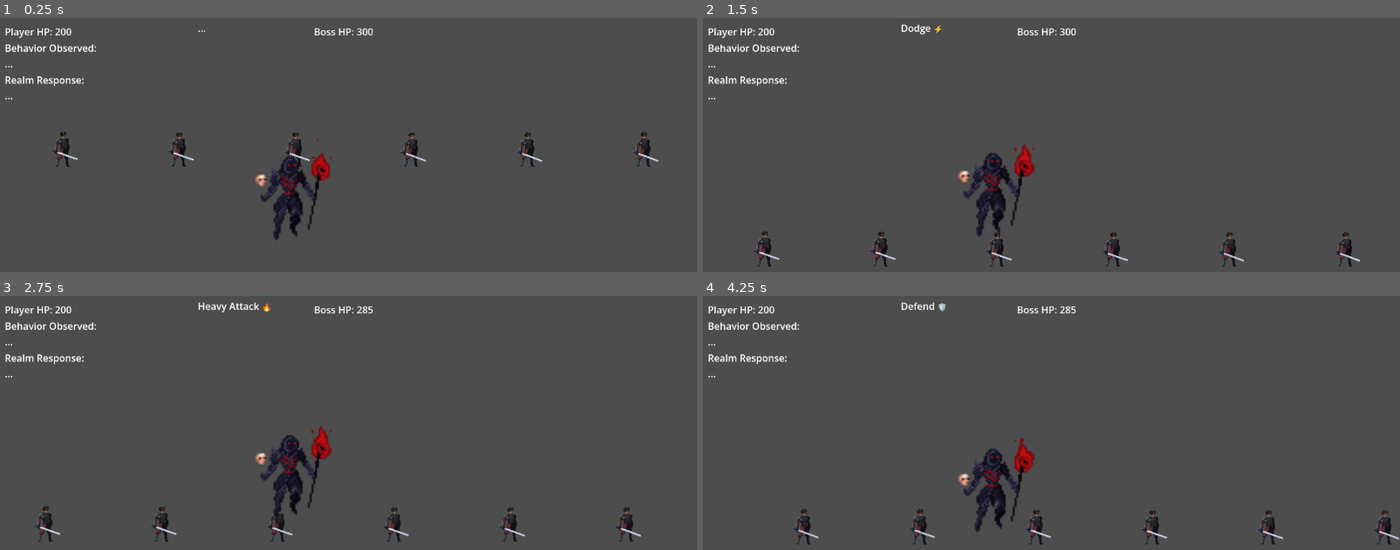
Above: before the commit, frames 1-4 (two rows, left to right).
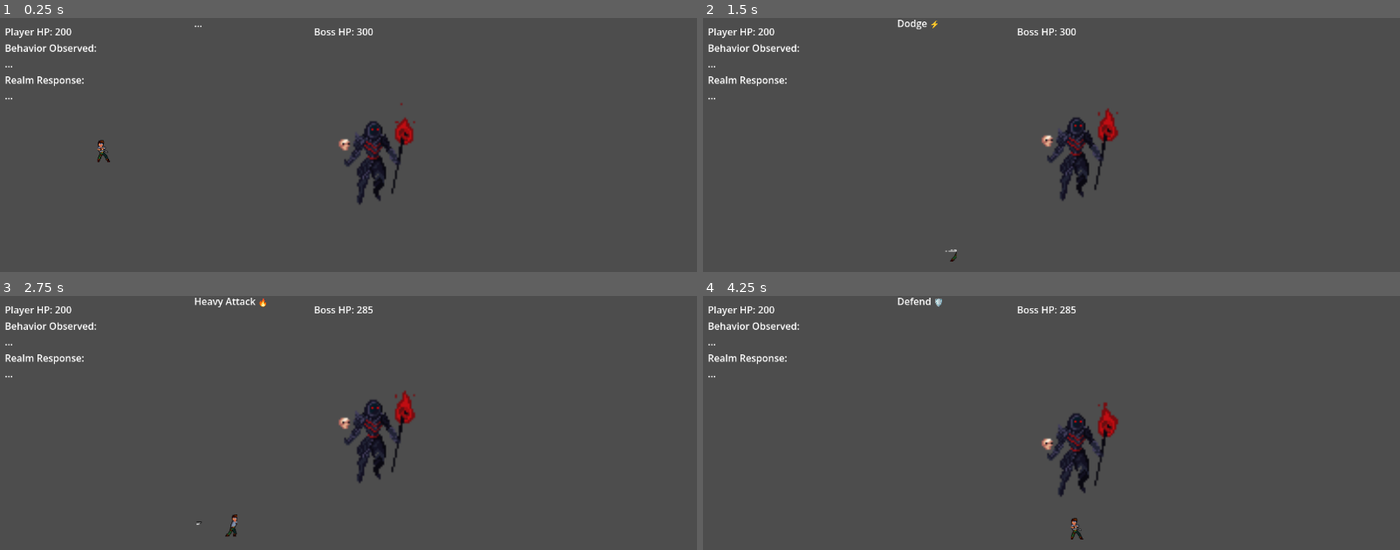
Above: after the commit, the same moments.

Repository: OyeArnav-18/antara-game1
Game: Godot game, scene res://main.tscn
Same seed, same stepped clock (60 frames per second), same inputs: the game is played once before the commit and once after it.
Inputs:
- Up to frame 1 (0.25 s): no input
- Up to frame 2 (1.5 s): tap Enter (ui_accept) at 0.5 s; hold D (move_right) from 0.53 s (still down); tap K (defend) at 0.6 s; tap W (jump) at 0.77 s; tap L (dodge) at 1.35 s
- Up to frame 3 (2.75 s): tap W (jump) at 1.52 s; release D (move_right) at 2.03 s; hold A (move_left) from 2.03 s (still down); tap I (heavy_attack) at 2.1 s
- Up to frame 4 (4.25 s): release A (move_left) at 2.78 s; hold D (move_right) from 2.78 s (still down); tap J (light_attack) at 2.85 s; tap W (jump) at 3.02, 3.77 s; tap K (defend) at 3.6 s

The runs differ from the first frame. In frame 1, 3.9% of the frame differs, in the area x 7-95%, y 2-88%; in frame 2, 4.1%; in frame 3, 4.3%, in the area x 4-92%, y 0-97%; in frame 4, 4.2%.

Commit message:
Player added!!

Diff:
--- a/main.tscn
+++ b/main.tscn
@@ -2,7 +2,7 @@
 
 [ext_resource type="Script" uid="uid://cwmomdn6k50p3" path="res://player.gd" id="1_0xm2m"]
 [ext_resource type="Script" uid="uid://dwqi8jic7f03c" path="res://main.gd" id="1_h2yge"]
-[ext_resource type="Texture2D" uid="uid://4i2avmcc0qti" path="res://Idle.png" id="3_lquwl"]
+[ext_resource type="Texture2D" uid="uid://ch2i0l17qctk5" path="res://Character-Attack-1.png" id="3_lquwl"]
 [ext_resource type="Script" uid="uid://cy40odn2spunb" path="res://boss.gd" id="4_1bvp3"]
 [ext_resource type="Texture2D" uid="uid://dc0wla6juu1tl" path="res://Necromancer_creativekind-Sheet.png" id="4_lquwl"]
 
@@ -17,10 +17,10 @@
 anchors_preset = 15
 anchor_right = 1.0
 anchor_bottom = 1.0
-offset_left = 8.0
-offset_top = 11.0
-offset_right = 8.0
-offset_bottom = 11.0
+offset_left = 2.0
+offset_top = 3.0
+offset_right = 342.0
+offset_bottom = 3.0
 grow_horizontal = 2
 grow_vertical = 2
 script = ExtResource("1_h2yge")
@@ -31,6 +31,7 @@
 [node name="Sprite2D" type="Sprite2D" parent="Player" unique_id=141643797]
 position = Vector2(193, 187)
 texture = ExtResource("3_lquwl")
+hframes = 10
 
 [node name="CollisionShape2D" type="CollisionShape2D" parent="Player" unique_id=1244071555]
 position = Vector2(215, 85)
@@ -54,7 +55,7 @@
 [node name="HTTPRequest" type="HTTPRequest" parent="." unique_id=1540569754]
 
 [node name="Boss" type="Sprite2D" parent="." unique_id=1336209796]
-position = Vector2(468, 214)
+position = Vector2(612, 163)
 scale = Vector2(3, 3)
 texture = ExtResource("4_lquwl")
 hframes = 17
Binary file added: Character-Attack-1.png
Not shown, added: Character-Attack-1.png.import
